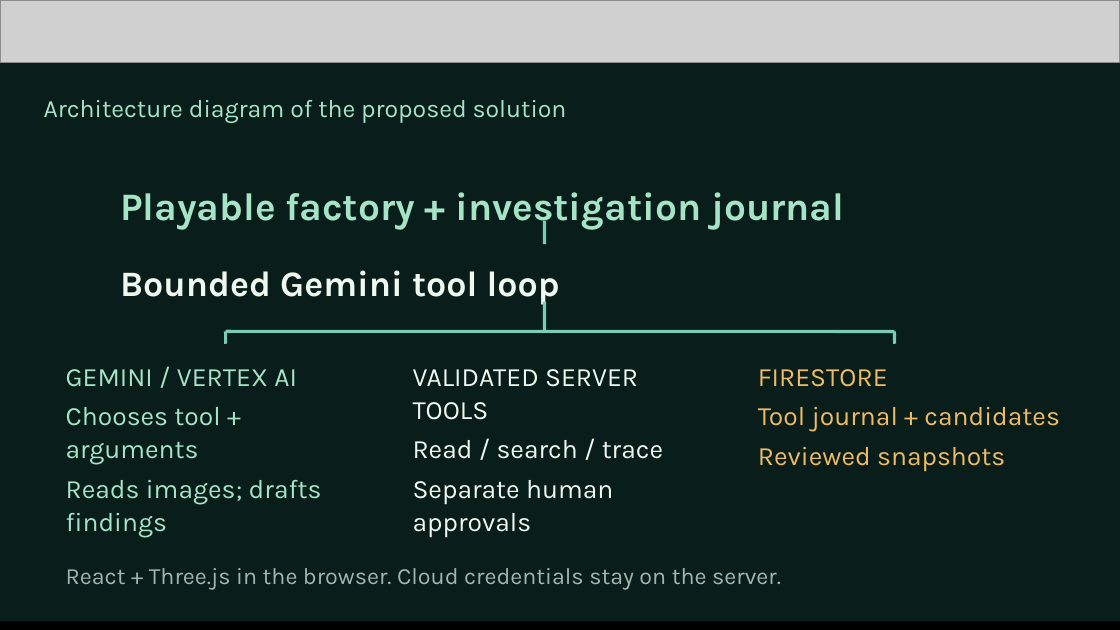
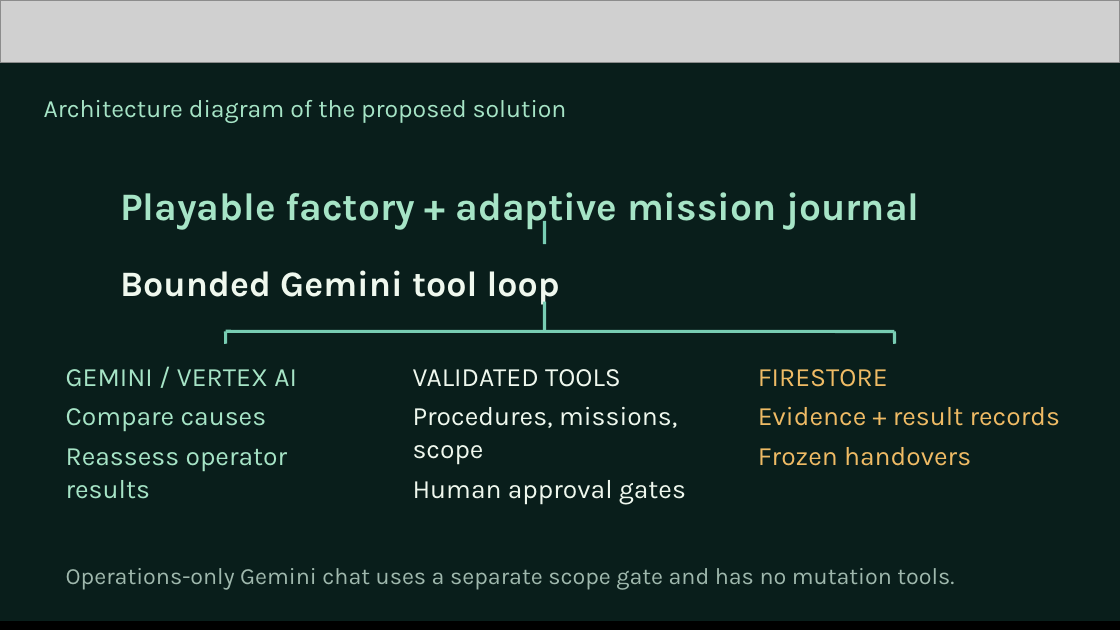
Before and after one commit to mk-tdev/BatchLens, a slide deck: slide 7 of docs/submission/BatchLens-Pitch-Review.pptx. Drawn at 1120x630 pixels with LibreOffice and Linux fonts; fonts in the diff are those of the drawing; grey boxes stand for pictures. Boxes give left, top, right and bottom in pixels: in the first picture for what was removed or moved away, otherwise in the second. Text is boxed around its words. In the diff, an @@ line names an element or a change of style, - is before the commit and + after.

Commit message:
Update pitch deck export for adaptive Gemini factory demo

```diff
--- a/docs/submission/BatchLens-Pitch-Review.pptx
+++ b/docs/submission/BatchLens-Pitch-Review.pptx
@@ text at (120, 192, 919, 230): text changed @@
-Playable factory + investigation journal
+Playable factory + adaptive mission journal
@@ text at (413, 369, 686, 504): text changed @@
-VALIDATED SERVER TOOLS
-Read / search / trace
-Separate human approvals
+VALIDATED TOOLS
+Procedures, missions, scope
+Human approval gates
@@ text at (66, 408, 288, 499): text changed @@
-Chooses tool + arguments
-Reads images; drafts findings
+Compare causes
+Reassess operator results
@@ text at (758, 407, 1060, 466): text changed @@
-Tool journal + candidates
-Reviewed snapshots
+Evidence + result records
+Frozen handovers
@@ text at (66, 568, 954, 590): text changed @@
-React + Three.js in the browser. Cloud credentials stay on the server.
+Operations-only Gemini chat uses a separate scope gate and has no mutation tools.
```
Also in this commit, not shown: 10 other slides changed, 2 other files.
